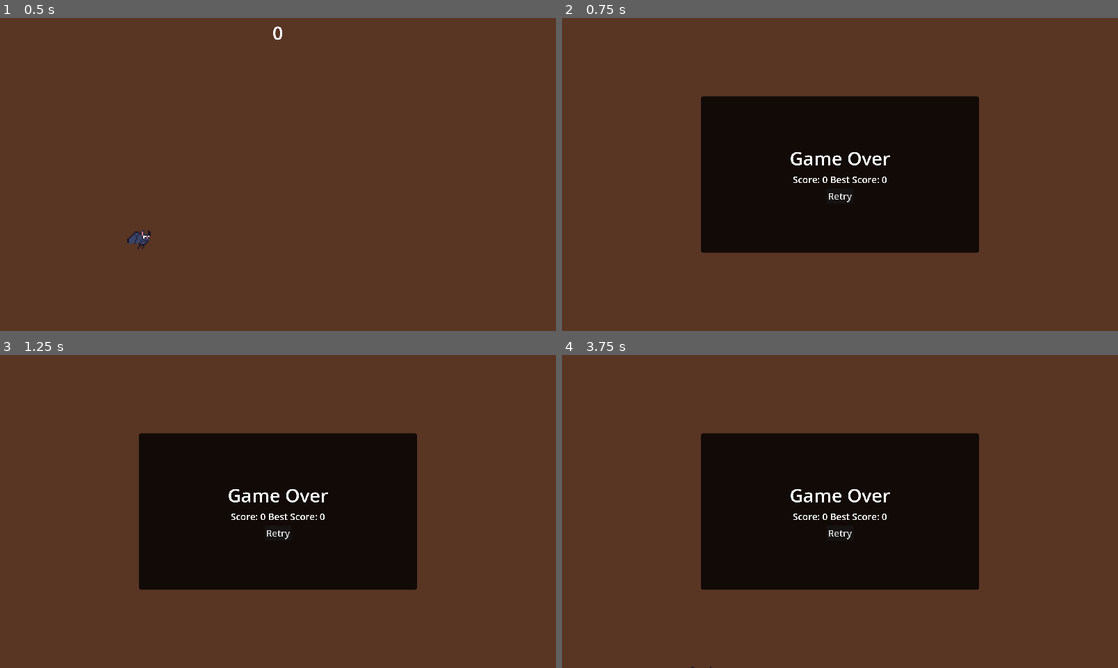
Above: before the commit, frames 1-4 (two rows, left to right).
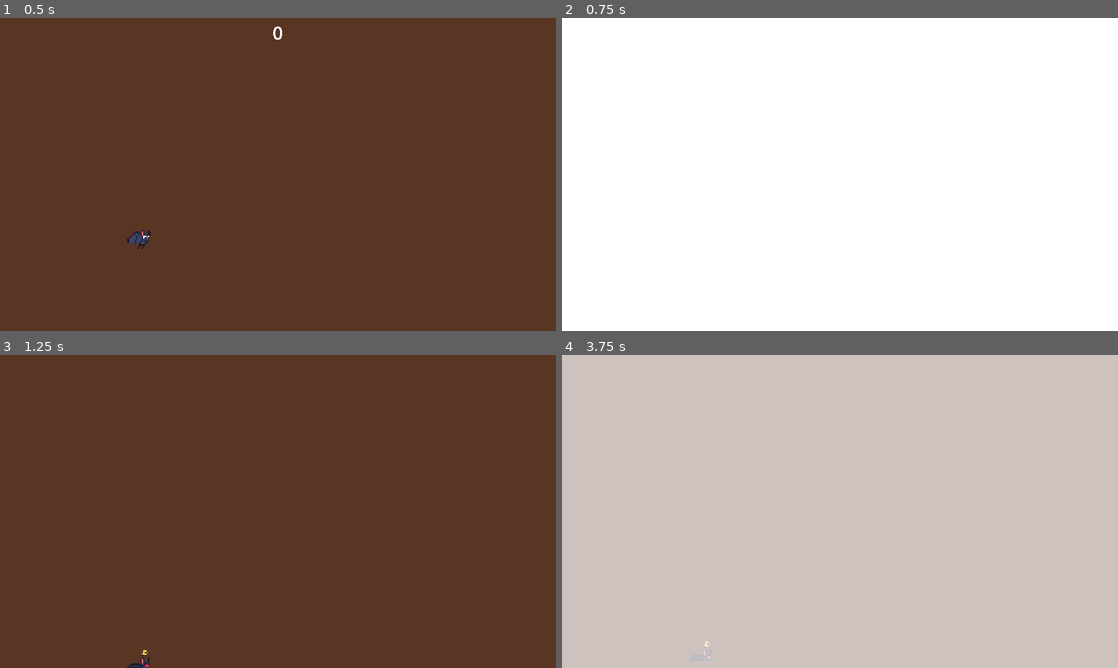
Above: after the commit, the same moments.

Repository: kirjahri/flappy-bat
Game: Godot game, scene res://scenes/main.tscn
Two runs of this game, one before a commit and one after it. Both use one fixed random seed, a clock stepped at 60 frames per second and the inputs below.
Inputs (mouse positions are in pixels of both pictures, inside the frame that each line leads up to):
- Up to frame 1 (0.5 s): no input
- Up to frame 2 (0.75 s): move the mouse to (962, 158) at 0.52 s; hold Right mouse button (dive) from 0.53 s (still down)
- Up to frame 3 (1.25 s): keep holding Right mouse button (dive); click (400, 495) at 0.77 s; click (400, 495) at 0.8 s; click (400, 495) at 1.07 s
- Up to frame 4 (3.75 s): release Right mouse button (dive) at 1.25 s; click (840, 533) at 1.25 s, where only the run before the commit has a clickable "Retry"; move the mouse to (728, 527) at 2.02 s; click (728, 527) at 2.1 s; click (728, 527) at 2.27 s; right-click (728, 527) at 2.3 s; click (728, 527) at 2.57 s; click "Retry" at 2.75 s; move the mouse to (895, 442) at 3.52 s; hold Right mouse button (dive) from 3.53 s (still down)

Frame 1 is identical in both runs. In frame 2, 100% of the frame differs, in the area x 0-100%, y 0-100%; in frame 3, 25%; in frame 4, 100%.

Commit message:
feat: make dying awesome!!1

Diff:
--- a/scenes/main.tscn
+++ b/scenes/main.tscn
@@ -17,7 +17,44 @@
 [sub_resource type="WorldBoundaryShape2D" id="WorldBoundaryShape2D_sugp2"]
 normal = Vector2(1, 0)
 
-[node name="Main" type="Node" node_paths=PackedStringArray("spawn_timer", "canvas_modulate", "destroy_area", "player", "hud", "hud_layer", "death_timer", "game_over", "game_over_layer")]
+[sub_resource type="Animation" id="Animation_tipki"]
+resource_name = "flash"
+length = 0.5
+tracks/0/type = "value"
+tracks/0/imported = false
+tracks/0/enabled = true
+tracks/0/path = NodePath(".:color")
+tracks/0/interp = 1
+tracks/0/loop_wrap = true
+tracks/0/keys = {
+"times": PackedFloat32Array(0, 0.5),
+"transitions": PackedFloat32Array(1, 1),
+"update": 0,
+"values": [Color(1, 1, 1, 1), Color(1, 1, 1, 0)]
+}
+
+[sub_resource type="Animation" id="Animation_85g3d"]
+length = 0.001
+tracks/0/type = "value"
+tracks/0/imported = false
+tracks/0/enabled = true
+tracks/0/path = NodePath(".:color")
+tracks/0/interp = 1
+tracks/0/loop_wrap = true
+tracks/0/keys = {
+"times": PackedFloat32Array(0),
+"transitions": PackedFloat32Array(1),
+"update": 0,
+"values": [Color(1, 1, 1, 1)]
+}
+
+[sub_resource type="AnimationLibrary" id="AnimationLibrary_choun"]
+_data = {
+&"RESET": SubResource("Animation_85g3d"),
+&"flash": SubResource("Animation_tipki")
+}
+
+[node name="Main" type="Node" node_paths=PackedStringArray("spawn_timer", "canvas_modulate", "destroy_area", "player", "hud", "hud_layer", "death_timer", "death_flash", "game_over", "game_over_layer")]
 script = ExtResource("1_0wfyh")
 spawn_timer = NodePath("DripstonesTimer")
 canvas_modulate = NodePath("DarknessModulate")
@@ -35,6 +72,7 @@
 hud = NodePath("HUDLayer/HUD")
 hud_layer = NodePath("HUDLayer")
 death_timer = NodePath("DeathTimer")
+death_flash = NodePath("DeathFlash")
 game_over = NodePath("GameOverLayer/GameOver")
 game_over_layer = NodePath("GameOverLayer")
 
@@ -45,10 +83,11 @@
 wait_time = 0.8
 
 [node name="DeathTimer" type="Timer" parent="."]
-wait_time = 0.001
+wait_time = 2.0
 one_shot = true
 
 [node name="KillZone" parent="." instance=ExtResource("4_jyhfs")]
+visible = false
 
 [node name="CollisionShape2D" type="CollisionShape2D" parent="KillZone"]
 position = Vector2(0, 1080)
@@ -76,6 +115,7 @@
 metadata/_edit_use_anchors_ = true
 
 [node name="Player" parent="." instance=ExtResource("1_o5qli")]
+z_index = 1
 position = Vector2(480, 540)
 jump_velocity = -600.0
 
@@ -92,3 +132,19 @@
 visible = false
 
 [node name="GameOver" parent="GameOverLayer" instance=ExtResource("7_o6xl0")]
+
+[node name="DeathFlash" type="ColorRect" parent="."]
+visible = false
+z_index = 2
+anchors_preset = 15
+anchor_right = 1.0
+anchor_bottom = 1.0
+grow_horizontal = 2
+grow_vertical = 2
+size_flags_vertical = 4
+metadata/_edit_use_anchors_ = true
+
+[node name="AnimationPlayer" type="AnimationPlayer" parent="DeathFlash"]
+libraries = {
+&"": SubResource("AnimationLibrary_choun")
+}
--- a/scenes/player.tscn
+++ b/scenes/player.tscn
@@ -123,10 +123,9 @@
 
 [node name="AnimatedSprite2D" type="AnimatedSprite2D" parent="."]
 sprite_frames = SubResource("SpriteFrames_qlg0r")
-animation = &"flap"
+animation = &"idle"
 autoplay = "idle"
-frame = 3
-frame_progress = 1.0
+frame_progress = 0.318155
 
 [node name="CollisionPolygon2D" type="CollisionPolygon2D" parent="."]
 polygon = PackedVector2Array(7, -3, 3, -3, 0, -5, -3, -5, -7, -1, -8, 2, -7, 4, 0, 4, 0, 6, 4, 6, 4, 4, 7, 2)
--- a/scripts/dripstones.gd
+++ b/scripts/dripstones.gd
@@ -12,7 +12,8 @@
 
 
 func _process(delta: float) -> void:
-	self.position.x -= speed * delta
+	if not Global.in_death_state:
+		self.position.x -= speed * delta
 
 
 func _on_body_entered(_body: Node2D) -> void:
--- a/scripts/global.gd
+++ b/scripts/global.gd
@@ -1,3 +1,4 @@
 extends Node
 
 var best_score: int = 0
+var in_death_state: bool = false
--- a/scripts/main.gd
+++ b/scripts/main.gd
@@ -40,6 +40,8 @@
 
 @export_group("Game Over")
 @export var death_timer: Timer
+@export var death_flash: ColorRect
+@export_range(-1000, 0, 0.2) var death_hop_velocity: float = -600.0
 
 @export_subgroup("UI")
 @export var game_over: Control
@@ -124,13 +126,12 @@
 
 func _button_pressed() -> void:
 	get_tree().paused = false
+	Global.in_death_state = false
 	get_tree().reload_current_scene()
 
 
 func _on_death_timer_timeout() -> void:
 	get_tree().paused = true
-
-	hud_layer.visible = false
 
 	if score > Global.best_score:
 		Global.best_score = score
@@ -144,14 +145,32 @@
 
 func _on_body_entered(body: Node2D) -> void:
 	if body.is_in_group("player"):
+		hud_layer.visible = false
 		canvas_modulate.visible = false
+		Global.in_death_state = true
+
+		var player_light: PointLight2D = body.get_node("PointLight2D")
+		player_light.visible = false
 
 		for orb: Node2D in get_tree().get_nodes_in_group("orb"):
 			var orb_light: PointLight2D = orb.get_node("PointLight2D")
 			orb_light.visible = false
 
-		var player_light: PointLight2D = body.get_node("PointLight2D")
-		player_light.visible = false
+		var animation_player: AnimationPlayer = death_flash.get_node("AnimationPlayer")
+		death_flash.visible = true
+		animation_player.play("flash")
 
 		death_timer.start()
+
+		var collider: CollisionPolygon2D = body.get_node("CollisionPolygon2D")
+		collider.queue_free()
+
+		var animated_sprite: AnimatedSprite2D = body.get_node("AnimatedSprite2D")
+		animated_sprite.play("die")
+
+		# This check is for code completion
+		if body is CharacterBody2D:
+			body.velocity = Vector2.ZERO
+			body.velocity.y = death_hop_velocity
+
 		await death_timer.timeout
--- a/scripts/orb.gd
+++ b/scripts/orb.gd
@@ -10,7 +10,8 @@
 
 
 func _process(delta: float) -> void:
-	self.position.x -= speed * delta
+	if not Global.in_death_state:
+		self.position.x -= speed * delta
 
 
 func _on_body_entered(_body: Node2D) -> void:
--- a/scripts/player.gd
+++ b/scripts/player.gd
@@ -13,17 +13,17 @@
 
 
 func _physics_process(delta: float) -> void:
-	if Input.is_action_pressed("dive"):
+	if Input.is_action_pressed("dive") and not Global.in_death_state:
 		velocity += get_gravity() * gravity_multiplier * dive_multiplier * delta
 
 		animated_sprite.play("dive")
 	else:
 		velocity += get_gravity() * gravity_multiplier * delta
 
-		if not animated_sprite.animation == "flap":
+		if not animated_sprite.animation == "flap" and not Global.in_death_state:
 			animated_sprite.play("idle")
 
-	if Input.is_action_just_pressed("flap"):
+	if Input.is_action_just_pressed("flap") and not Global.in_death_state:
 		velocity.y = jump_velocity
 
 		if not Input.is_action_pressed("dive"):
Not shown: 1 places in scenes/main.tscn that only renumber resources
